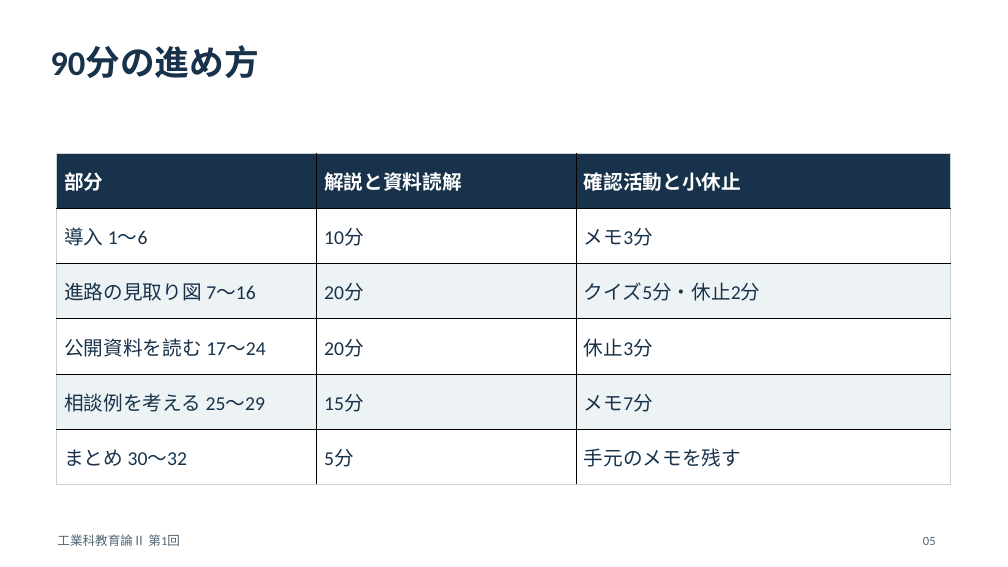
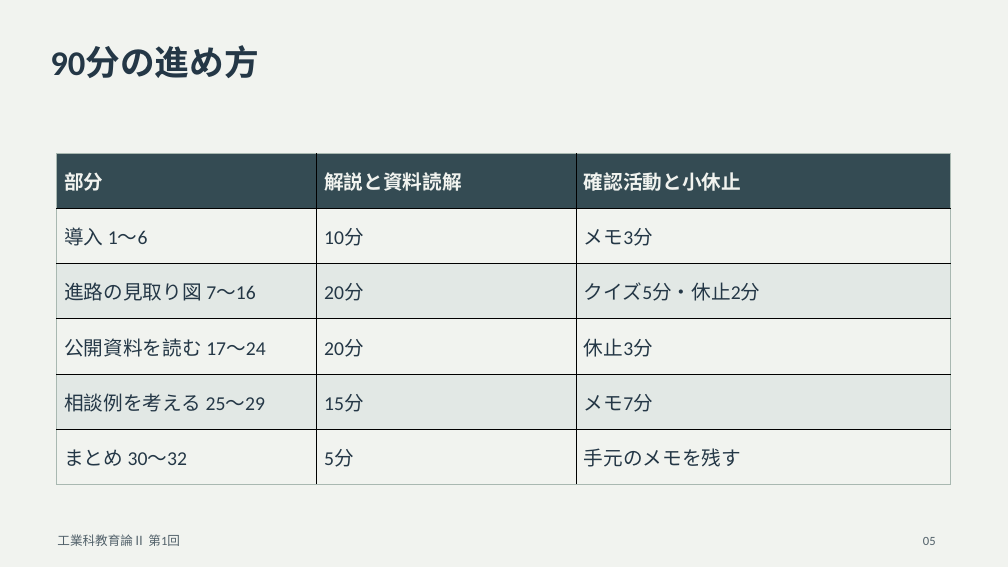
Before and after one commit to zooc-14calbp/industrial-education-ii, a slide deck: slide 5 of lessons/01/slides.pptx. Drawn at 1008x567 pixels with LibreOffice and Linux fonts; fonts in the diff are those of the drawing. Boxes give left, top, right and bottom in pixels: in the first picture for what was removed or moved away, otherwise in the second. Text is boxed around its words. In the diff, an @@ line names an element or a change of style, - is before the commit and + after.

Commit message:
Adjust slides and video colors for extended viewing

```diff
--- a/lessons/01/slides.pptx
+++ b/lessons/01/slides.pptx
@@ background #FFFFFF to #F1F3EF @@
@@ text "90分の進め方" at <box>50,47,258,78</box>: text colour #17324A to #243746 @@
@@ table at <box>57,154,951,485</box> @@
@@ fill #17324A to #344B53 in row 1 @@
@@ fill #FFFFFF to #F1F3EF in 9 cells @@
@@ fill #EDF3F5 to #E2E8E5 in 6 cells @@
@@ text colour #FFFFFF to #F1F3EF in "部分", "解説と資料読解", "確認活動と小休止" @@
@@ text colour #17324A to #243746 in "導入 1～6", "10分", "メモ3分", "進路の見取り図 7～16" and 11 more places @@
@@ borders changed @@
@@ text "工業科教育論Ⅱ 第1回" at <box>57,534,180,546</box>: text colour #526675 to #52616A @@
@@ text "05" at <box>923,537,936,545</box>: text colour #526675 to #52616A @@
```
Also in this commit, not shown: 31 other slides changed, 54 other files.
